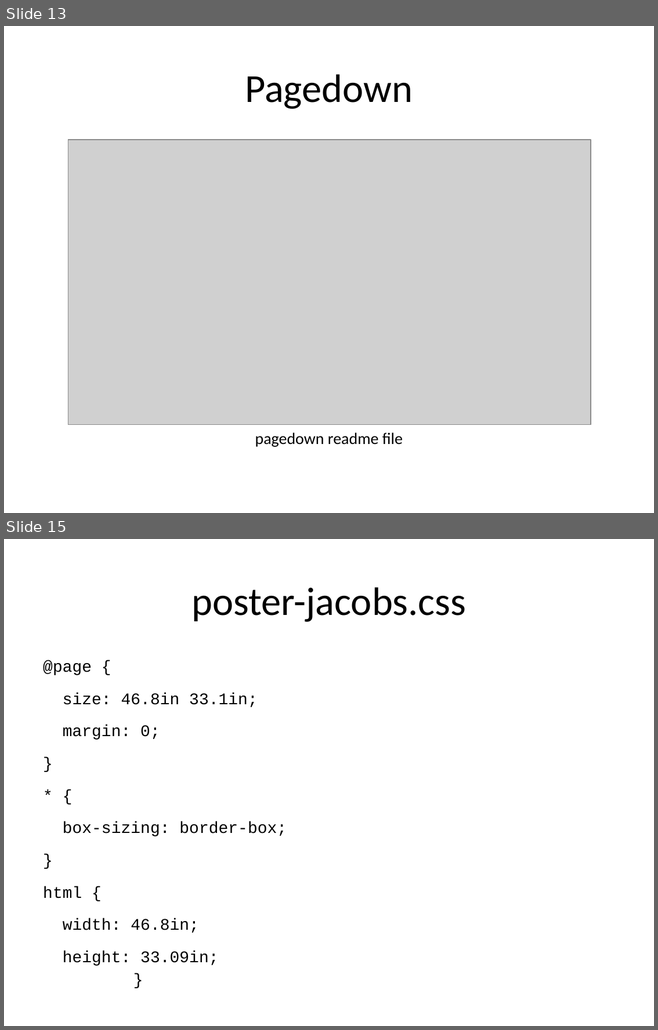
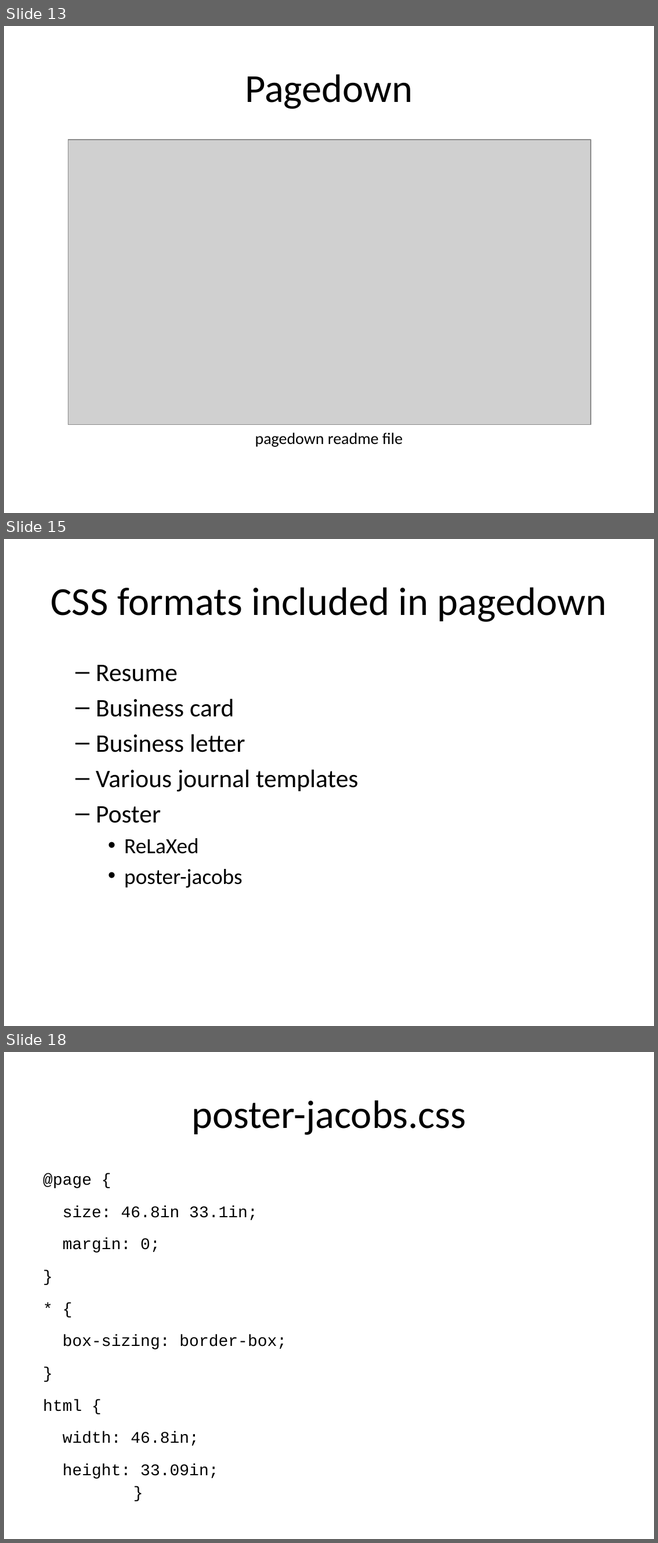
Before and after one commit to pmean/posters-with-pagedown, a slide deck: src/posters.pptx. Shown one above the other, each under a label of ours: slides 13 and 15 before the commit, slides 13, 15 and 18 after it; the slides between them are not shown. The pictures are 658x1030 and 658x1543 pixels, drawn with LibreOffice and Linux fonts; fonts in the diff are those of the drawing; grey boxes stand for pictures. Boxes give left, top, right and bottom in pixels: in the first picture for what was removed or moved away, otherwise in the second. Text is boxed around its words. In the diff, an @@ line names an element or a change of style, - is before the commit and + after.

```diff
--- a/src/posters.pptx
+++ b/src/posters.pptx
@@ slide 15 added at (4,539,654,1026), background #FFFFFF @@
@@ title added at (50,587,606,622), 44 pt, text #000000 @@
+CSS formats included in pagedown
@@ text added at (96,665,358,888), 28 pt, text #000000 @@
+  – Resume
+  – Business card
+  – Business letter
+  – Various journal templates
+  – Poster
+    • ReLaXed
+    • poster-jacobs
@@ what was slide 15 is now slide 18 @@
```
Also in this commit, not shown: 2 slides changed, 2 other slides added.
